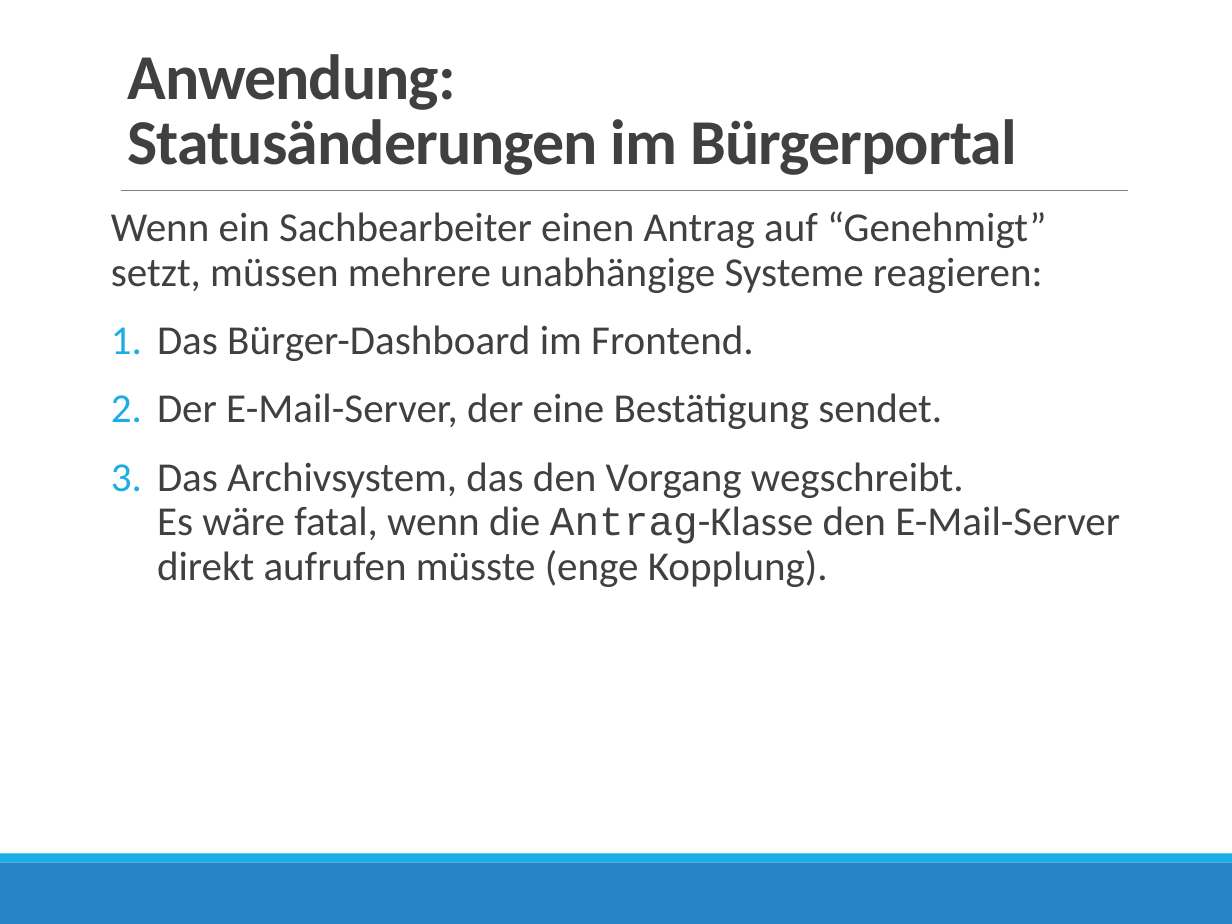
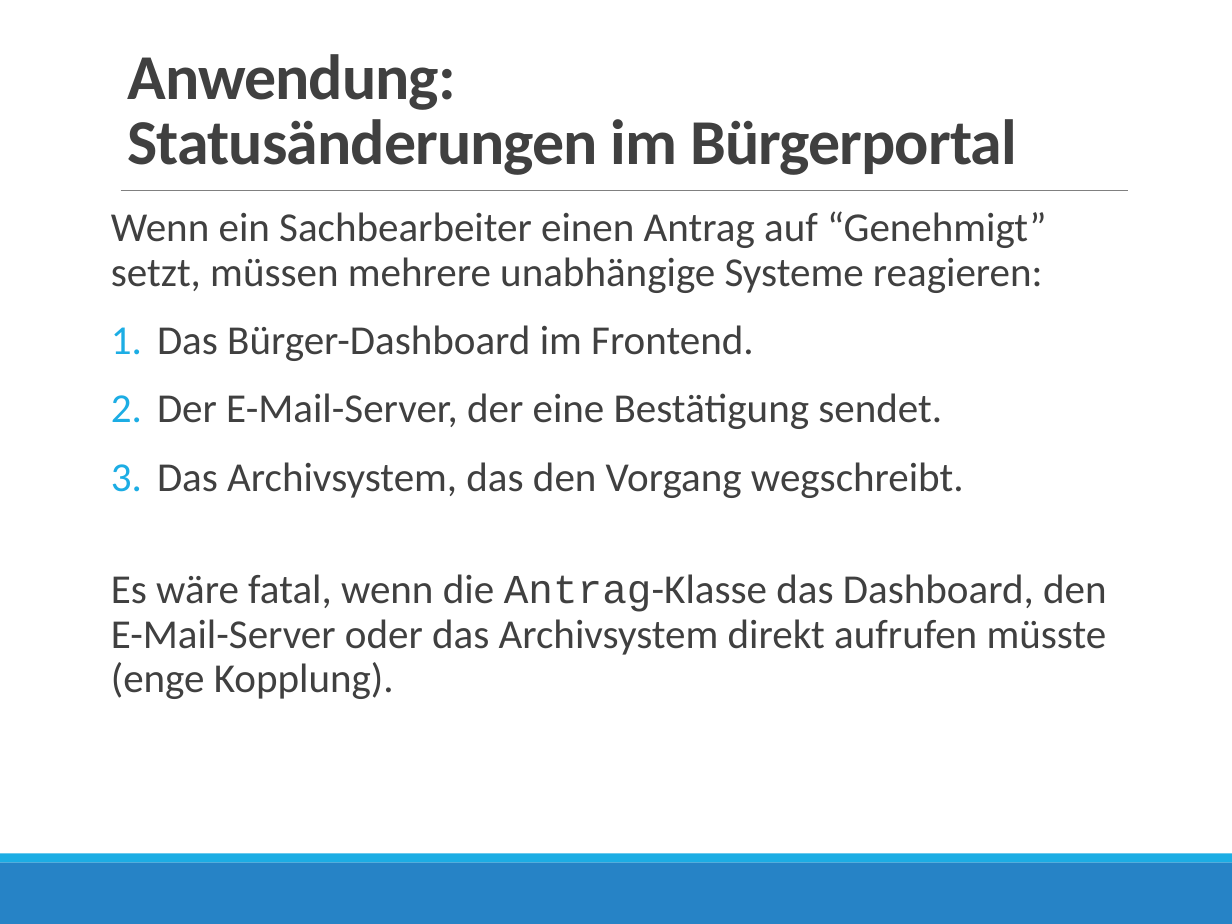
Before and after one commit to borleias/VIB_OOP_Neuplanung, a slide deck: slide 19 of Woche_3_DesignPatterns_II/03_Design_Patterns_II_v01.pptx (slide 18 before the commit). Drawn at 1232x924 pixels with LibreOffice and Linux fonts; fonts in the diff are those of the drawing. Boxes give left, top, right and bottom in pixels: in the first picture for what was removed or moved away, otherwise in the second. Text is boxed around its words. In the diff, an @@ line names an element or a change of style, - is before the commit and + after.

```diff
--- a/Woche_3_DesignPatterns_II/03_Design_Patterns_II_v01.pptx
+++ b/Woche_3_DesignPatterns_II/03_Design_Patterns_II_v01.pptx
@@ text at (111, 462, 1107, 699): text changed @@
-3. Das Archivsystem, das den Vorgang wegschreibt.
-   Es wäre fatal, wenn die Antrag-Klasse den E-Mail-Server direkt aufrufen müsste (enge Kopplung).
+3. Das Archivsystem, das den Vorgang wegschreibt.
+Es wäre fatal, wenn die Antrag-Klasse das Dashboard, den E-Mail-Server oder das Archivsystem direkt aufrufen müsste (enge Kopplung).
```
Also in this commit, not shown: 6 other slides changed, 3 slides added, 1 slide removed, 15 other files.
